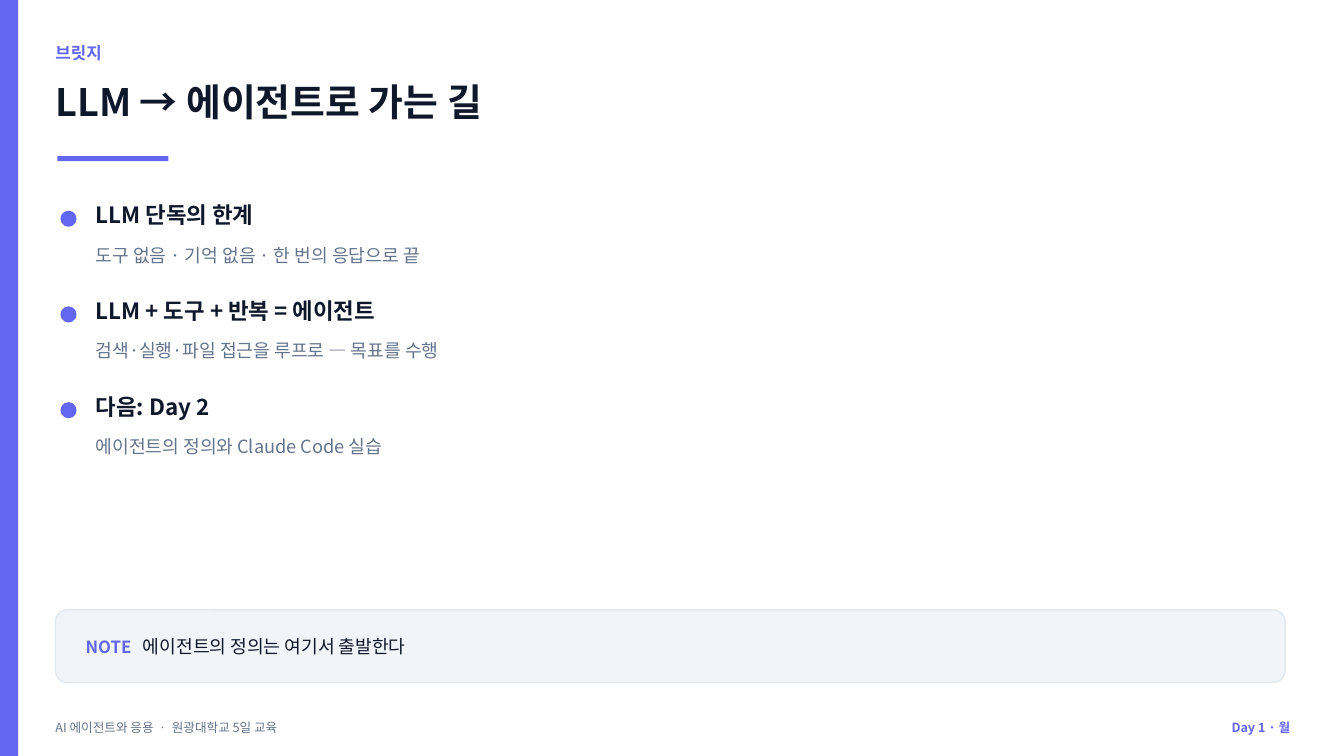
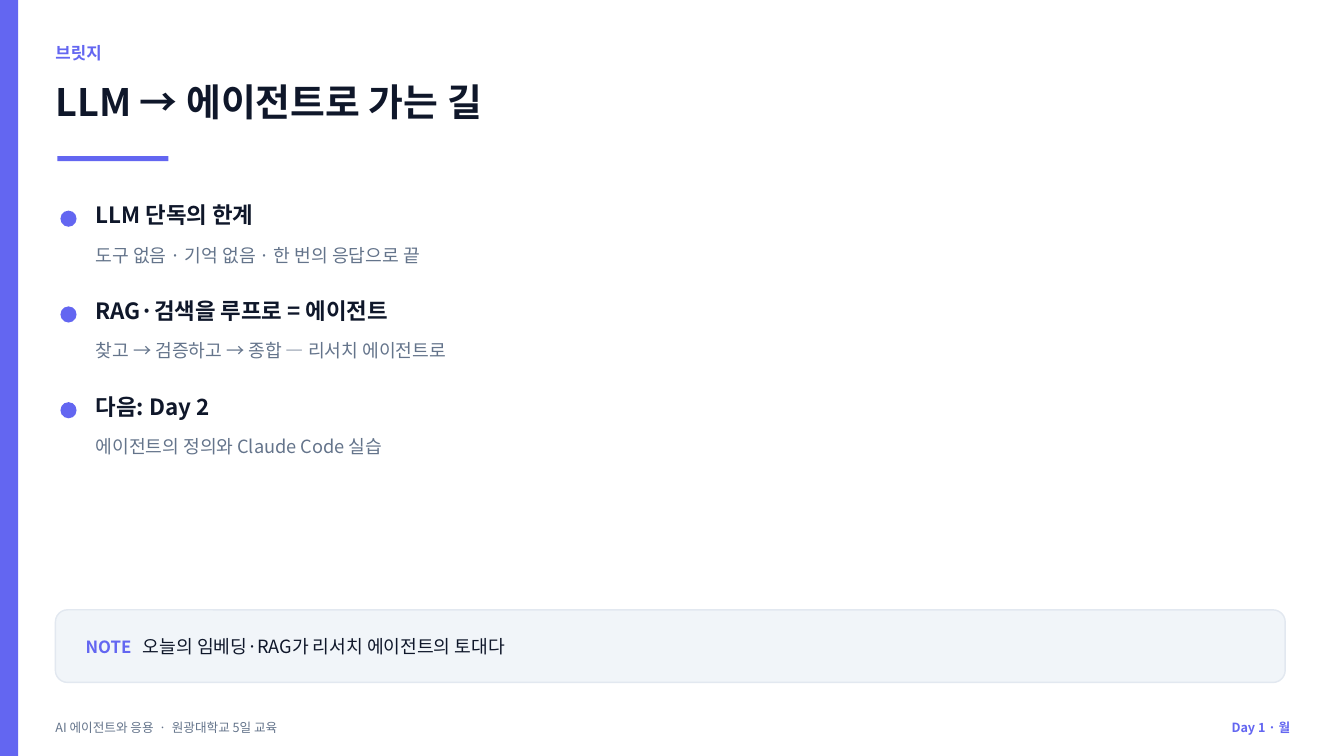
Before and after one commit to jyshin-22/wku-ai-agent-program, a slide deck: slide 20 of slides/day1.pptx (slide 16 before the commit). Drawn at 1344x756 pixels with LibreOffice and Linux fonts; fonts in the diff are those of the drawing. Boxes give left, top, right and bottom in pixels: in the first picture for what was removed or moved away, otherwise in the second. Text is boxed around its words. In the diff, an @@ line names an element or a change of style, - is before the commit and + after.

```diff
--- a/slides/day1.pptx
+++ b/slides/day1.pptx
@@ text at [96,300,388,321]: text changed @@
-LLM + 도구 + 반복 = 에이전트
+RAG·검색을 루프로 = 에이전트
@@ text at [96,342,446,359]: text changed @@
-검색·실행·파일 접근을 루프로 — 목표를 수행
+찾고 → 검증하고 → 종합 — 리서치 에이전트로
@@ text at [86,638,505,655]: text changed @@
-NOTE 에이전트의 정의는 여기서 출발한다
+NOTE 오늘의 임베딩·RAG가 리서치 에이전트의 토대다
```
Also in this commit, not shown: 4 other slides changed, 4 slides added, 31 other files.
